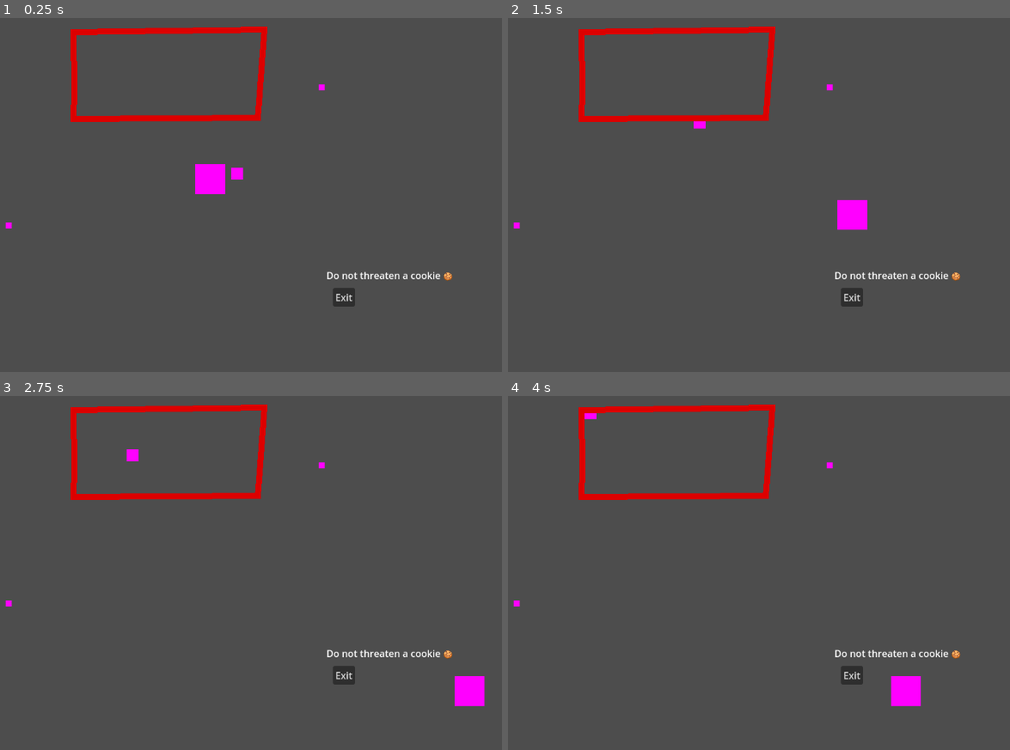
Above: before the commit, frames 1-4 (two rows, left to right).
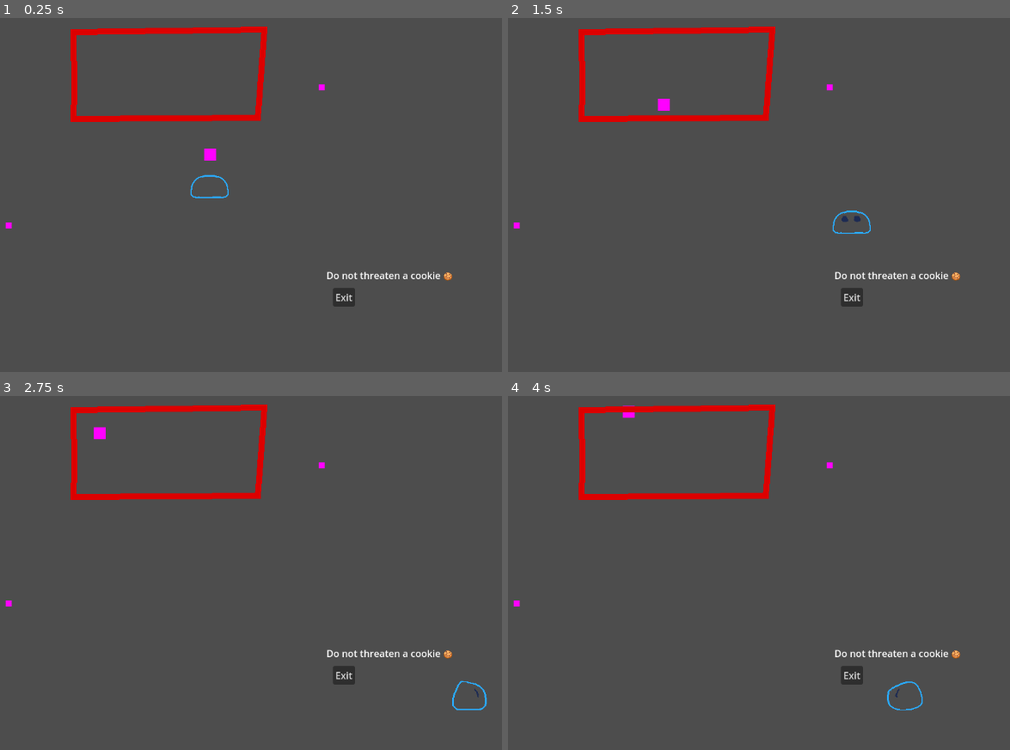
Above: after the commit, the same moments.

Repository: cukeds/CGJ25_CookieD_Phlip45
Game: Godot game, scene res://main.tscn
Two runs of this game, one before a commit and one after it. Both use one fixed random seed, a clock stepped at 60 frames per second and the inputs below.
Inputs:
- Up to frame 1 (0.25 s): no input
- Up to frame 2 (1.5 s): hold Right (ui_right) 0.53-1.28 s; hold Down (ui_down) from 1.28 s (still down)
- Up to frame 3 (2.75 s): release Down (ui_down) at 2.03 s; hold Right (ui_right) from 2.03 s (still down)
- Up to frame 4 (4 s): release Right (ui_right) at 2.78 s; hold Q (speed_up) 2.78-3.53 s; hold Left (ui_left) from 3.53 s (still down)

The runs differ from the first frame. In frame 1, 0.8% of the frame differs, in the area x 37-49%, y 36-51%; in frame 2, 0.7%; in frame 3, 0.7%; in frame 4, 0.7%.

Commit message:
Good Luck

Diff:
--- a/cgj25/main.tscn
+++ b/cgj25/main.tscn
@@ -1,9 +1,9 @@
-[gd_scene load_steps=9 format=3 uid="uid://c8eheogimrtvo"]
+[gd_scene load_steps=7 format=3 uid="uid://c8eheogimrtvo"]
 
 [ext_resource type="Script" path="res://navigation_region_2d.gd" id="1_hn4hm"]
 [ext_resource type="PackedScene" uid="uid://d0j0hl7yy6pfh" path="res://Enemy.tscn" id="2_aj8ku"]
-[ext_resource type="PackedScene" path="res://patrol_route.tscn" id="3_qmb0j"]
-[ext_resource type="Script" path="res://player.gd" id="4_kfl7e"]
+[ext_resource type="PackedScene" uid="uid://bc1t540wq57de" path="res://patrol_route.tscn" id="3_qmb0j"]
+[ext_resource type="PackedScene" uid="uid://ccqeqfe0pl6rf" path="res://player.tscn" id="4_g3x4b"]
 
 [sub_resource type="NavigationPolygon" id="NavigationPolygon_narlh"]
 vertices = PackedVector2Array(-451.398, -185.313, 299.781, -284.688, 320.391, 5.78906, 32.0625, 59.3672, -207.023, 162.969, -428.617, 160.109)
@@ -12,12 +12,6 @@
 
 [sub_resource type="PlaceholderTexture2D" id="PlaceholderTexture2D_ua5xl"]
 size = Vector2(10, 10)
-
-[sub_resource type="CircleShape2D" id="CircleShape2D_ubv1y"]
-radius = 25.0
-
-[sub_resource type="PlaceholderTexture2D" id="PlaceholderTexture2D_c5sv1"]
-size = Vector2(50, 50)
 
 [node name="Main" type="Node2D"]
 
@@ -59,14 +53,4 @@
 closed = true
 show_line = true
 
-[node name="Player" type="CharacterBody2D" parent="."]
-script = ExtResource("4_kfl7e")
-
-[node name="CollisionShape2D" type="CollisionShape2D" parent="Player"]
-shape = SubResource("CircleShape2D_ubv1y")
-
-[node name="Sprite2D" type="Sprite2D" parent="Player"]
-texture = SubResource("PlaceholderTexture2D_c5sv1")
-
-[node name="NavigationAgent2D" type="NavigationObstacle2D" parent="Player"]
-radius = 20.0
+[node name="Player" parent="." instance=ExtResource("4_g3x4b")]
--- a/cgj25/player.gd
+++ b/cgj25/player.gd
@@ -1,6 +1,7 @@
 extends CharacterBody2D
 
 @onready var navigation_agent_2d = $NavigationAgent2D
+@onready var animation_tree: AnimationTree = $AnimationTree
 
 const max_speed = 300.0
 const acc = 10.0
@@ -22,5 +23,8 @@
 		velocity.y = move_toward(velocity.y, 0, 10*delta)
 
 	navigation_agent_2d.velocity = velocity
+
+	if velocity != Vector2.ZERO:
+		animation_tree["parameters/StateMachine/Movement/blend_position"] = velocity
 	# Apply movement
 	position+=velocity * delta
--- /dev/null
+++ b/cgj25/player.tscn
@@ -0,0 +1,363 @@
+[gd_scene load_steps=35 format=3 uid="uid://ccqeqfe0pl6rf"]
+
+[ext_resource type="Script" path="res://player.gd" id="1_2ssq3"]
+[ext_resource type="Texture2D" uid="uid://dc6uegsiynq5a" path="res://Assets/Player/player.png" id="2_sb6j0"]
+
+[sub_resource type="CircleShape2D" id="CircleShape2D_ubv1y"]
+radius = 19.0263
+
+[sub_resource type="AtlasTexture" id="AtlasTexture_bbayt"]
+atlas = ExtResource("2_sb6j0")
+region = Rect2(0, 0, 64, 64)
+
+[sub_resource type="AtlasTexture" id="AtlasTexture_lvt7j"]
+atlas = ExtResource("2_sb6j0")
+region = Rect2(64, 0, 64, 64)
+
+[sub_resource type="AtlasTexture" id="AtlasTexture_ly7t2"]
+atlas = ExtResource("2_sb6j0")
+region = Rect2(128, 0, 64, 64)
+
+[sub_resource type="AtlasTexture" id="AtlasTexture_qdhng"]
+atlas = ExtResource("2_sb6j0")
+region = Rect2(192, 0, 64, 64)
+
+[sub_resource type="AtlasTexture" id="AtlasTexture_vaor0"]
+atlas = ExtResource("2_sb6j0")
+region = Rect2(0, 192, 64, 64)
+
+[sub_resource type="AtlasTexture" id="AtlasTexture_lksjf"]
+atlas = ExtResource("2_sb6j0")
+region = Rect2(64, 192, 64, 64)
+
+[sub_resource type="AtlasTexture" id="AtlasTexture_tmshd"]
+atlas = ExtResource("2_sb6j0")
+region = Rect2(128, 192, 64, 64)
+
+[sub_resource type="AtlasTexture" id="AtlasTexture_vk4mh"]
+atlas = ExtResource("2_sb6j0")
+region = Rect2(192, 192, 64, 64)
+
+[sub_resource type="AtlasTexture" id="AtlasTexture_a56oo"]
+atlas = ExtResource("2_sb6j0")
+region = Rect2(0, 128, 64, 64)
+
+[sub_resource type="AtlasTexture" id="AtlasTexture_5b5nv"]
+atlas = ExtResource("2_sb6j0")
+region = Rect2(64, 128, 64, 64)
+
+[sub_resource type="AtlasTexture" id="AtlasTexture_t4e47"]
+atlas = ExtResource("2_sb6j0")
+region = Rect2(128, 128, 64, 64)
+
+[sub_resource type="AtlasTexture" id="AtlasTexture_ie6vh"]
+atlas = ExtResource("2_sb6j0")
+region = Rect2(192, 128, 64, 64)
+
+[sub_resource type="AtlasTexture" id="AtlasTexture_q511p"]
+atlas = ExtResource("2_sb6j0")
+region = Rect2(0, 64, 64, 64)
+
+[sub_resource type="AtlasTexture" id="AtlasTexture_hwr17"]
+atlas = ExtResource("2_sb6j0")
+region = Rect2(64, 64, 64, 64)
+
+[sub_resource type="AtlasTexture" id="AtlasTexture_7tryn"]
+atlas = ExtResource("2_sb6j0")
+region = Rect2(128, 64, 64, 64)
+
+[sub_resource type="AtlasTexture" id="AtlasTexture_02sor"]
+atlas = ExtResource("2_sb6j0")
+region = Rect2(192, 64, 64, 64)
+
+[sub_resource type="SpriteFrames" id="SpriteFrames_2yvpo"]
+animations = [{
+"frames": [{
+"duration": 1.0,
+"texture": SubResource("AtlasTexture_bbayt")
+}, {
+"duration": 1.0,
+"texture": SubResource("AtlasTexture_lvt7j")
+}, {
+"duration": 1.0,
+"texture": SubResource("AtlasTexture_ly7t2")
+}, {
+"duration": 1.0,
+"texture": SubResource("AtlasTexture_qdhng")
+}],
+"loop": true,
+"name": &"WalkDown",
+"speed": 5.0
+}, {
+"frames": [{
+"duration": 1.0,
+"texture": SubResource("AtlasTexture_vaor0")
+}, {
+"duration": 1.0,
+"texture": SubResource("AtlasTexture_lksjf")
+}, {
+"duration": 1.0,
+"texture": SubResource("AtlasTexture_tmshd")
+}, {
+"duration": 1.0,
+"texture": SubResource("AtlasTexture_vk4mh")
+}],
+"loop": true,
+"name": &"WalkLeft",
+"speed": 5.0
+}, {
+"frames": [{
+"duration": 1.0,
+"texture": SubResource("AtlasTexture_a56oo")
+}, {
+"duration": 1.0,
+"texture": SubResource("AtlasTexture_5b5nv")
+}, {
+"duration": 1.0,
+"texture": SubResource("AtlasTexture_t4e47")
+}, {
+"duration": 1.0,
+"texture": SubResource("AtlasTexture_ie6vh")
+}],
+"loop": true,
+"name": &"WalkRight",
+"speed": 5.0
+}, {
+"frames": [{
+"duration": 1.0,
+"texture": SubResource("AtlasTexture_q511p")
+}, {
+"duration": 1.0,
+"texture": SubResource("AtlasTexture_hwr17")
+}, {
+"duration": 1.0,
+"texture": SubResource("AtlasTexture_7tryn")
+}, {
+"duration": 1.0,
+"texture": SubResource("AtlasTexture_02sor")
+}],
+"loop": true,
+"name": &"WalkUp",
+"speed": 5.0
+}]
+
+[sub_resource type="Animation" id="Animation_h0kmd"]
+length = 0.001
+tracks/0/type = "value"
+tracks/0/imported = false
+tracks/0/enabled = true
+tracks/0/path = NodePath("AnimatedSprite2D:animation")
+tracks/0/interp = 1
+tracks/0/loop_wrap = true
+tracks/0/keys = {
+"times": PackedFloat32Array(0),
+"transitions": PackedFloat32Array(1),
+"update": 1,
+"values": [&"WalkUp"]
+}
+tracks/1/type = "value"
+tracks/1/imported = false
+tracks/1/enabled = true
+tracks/1/path = NodePath("AnimatedSprite2D:frame")
+tracks/1/interp = 1
+tracks/1/loop_wrap = true
+tracks/1/keys = {
+"times": PackedFloat32Array(0),
+"transitions": PackedFloat32Array(1),
+"update": 1,
+"values": [0]
+}
+
+[sub_resource type="Animation" id="Animation_5o7vc"]
+resource_name = "walk_down"
+length = 0.6667
+loop_mode = 1
+step = 0.166667
+tracks/0/type = "value"
+tracks/0/imported = false
+tracks/0/enabled = true
+tracks/0/path = NodePath("AnimatedSprite2D:animation")
+tracks/0/interp = 1
+tracks/0/loop_wrap = true
+tracks/0/keys = {
+"times": PackedFloat32Array(0),
+"transitions": PackedFloat32Array(1),
+"update": 1,
+"values": [&"WalkDown"]
+}
+tracks/1/type = "value"
+tracks/1/imported = false
+tracks/1/enabled = true
+tracks/1/path = NodePath("AnimatedSprite2D:frame")
+tracks/1/interp = 1
+tracks/1/loop_wrap = true
+tracks/1/keys = {
+"times": PackedFloat32Array(0, 0.166667, 0.333333, 0.5),
+"transitions": PackedFloat32Array(1, 1, 1, 1),
+"update": 1,
+"values": [3, 1, 2, 3]
+}
+
+[sub_resource type="Animation" id="Animation_hayb8"]
+resource_name = "walk_left"
+length = 0.6667
+loop_mode = 1
+step = 0.166667
+tracks/0/type = "value"
+tracks/0/imported = false
+tracks/0/enabled = true
+tracks/0/path = NodePath("AnimatedSprite2D:animation")
+tracks/0/interp = 1
+tracks/0/loop_wrap = true
+tracks/0/keys = {
+"times": PackedFloat32Array(0),
+"transitions": PackedFloat32Array(1),
+"update": 1,
+"values": [&"WalkLeft"]
+}
+tracks/1/type = "value"
+tracks/1/imported = false
+tracks/1/enabled = true
+tracks/1/path = NodePath("AnimatedSprite2D:frame")
+tracks/1/interp = 1
+tracks/1/loop_wrap = true
+tracks/1/keys = {
+"times": PackedFloat32Array(0, 0.166667, 0.333333, 0.5),
+"transitions": PackedFloat32Array(1, 1, 1, 1),
+"update": 1,
+"values": [0, 1, 2, 3]
+}
+
+[sub_resource type="Animation" id="Animation_gyn3a"]
+resource_name = "walk_right"
+length = 0.6667
+loop_mode = 1
+step = 0.166667
+tracks/0/type = "value"
+tracks/0/imported = false
+tracks/0/enabled = true
+tracks/0/path = NodePath("AnimatedSprite2D:animation")
+tracks/0/interp = 1
+tracks/0/loop_wrap = true
+tracks/0/keys = {
+"times": PackedFloat32Array(0),
+"transitions": PackedFloat32Array(1),
+"update": 1,
+"values": [&"WalkRight"]
+}
+tracks/1/type = "value"
+tracks/1/imported = false
+tracks/1/enabled = true
+tracks/1/path = NodePath("AnimatedSprite2D:frame")
+tracks/1/interp = 1
+tracks/1/loop_wrap = true
+tracks/1/keys = {
+"times": PackedFloat32Array(0, 0.166667, 0.333333, 0.5),
+"transitions": PackedFloat32Array(1, 1, 1, 1),
+"update": 1,
+"values": [0, 1, 2, 3]
+}
+
+[sub_resource type="Animation" id="Animation_pxqbv"]
+resource_name = "walk_up"
+length = 0.6667
+loop_mode = 1
+step = 0.166667
+tracks/0/type = "value"
+tracks/0/imported = false
+tracks/0/enabled = true
+tracks/0/path = NodePath("AnimatedSprite2D:animation")
+tracks/0/interp = 1
+tracks/0/loop_wrap = true
+tracks/0/keys = {
+"times": PackedFloat32Array(0),
+"transitions": PackedFloat32Array(1),
+"update": 1,
+"values": [&"WalkUp"]
+}
+tracks/1/type = "value"
+tracks/1/imported = false
+tracks/1/enabled = true
+tracks/1/path = NodePath("AnimatedSprite2D:frame")
+tracks/1/interp = 1
+tracks/1/loop_wrap = true
+tracks/1/keys = {
+"times": PackedFloat32Array(0, 0.166667, 0.333333, 0.5),
+"transitions": PackedFloat32Array(1, 1, 1, 1),
+"update": 1,
+"values": [0, 1, 2, 3]
+}
+
+[sub_resource type="AnimationLibrary" id="AnimationLibrary_vwarn"]
+_data = {
+"RESET": SubResource("Animation_h0kmd"),
+"walk_down": SubResource("Animation_5o7vc"),
+"walk_left": SubResource("Animation_hayb8"),
+"walk_right": SubResource("Animation_gyn3a"),
+"walk_up": SubResource("Animation_pxqbv")
+}
+
+[sub_resource type="AnimationNodeAnimation" id="AnimationNodeAnimation_s7j13"]
+animation = &"walk_right"
+
+[sub_resource type="AnimationNodeAnimation" id="AnimationNodeAnimation_vewvn"]
+animation = &"walk_down"
+
+[sub_resource type="AnimationNodeAnimation" id="AnimationNodeAnimation_cejwg"]
+animation = &"walk_up"
+
+[sub_resource type="AnimationNodeAnimation" id="AnimationNodeAnimation_ulc5u"]
+animation = &"walk_left"
+
+[sub_resource type="AnimationNodeBlendSpace2D" id="AnimationNodeBlendSpace2D_yolxv"]
+blend_point_0/node = SubResource("AnimationNodeAnimation_s7j13")
+blend_point_0/pos = Vector2(1, 0)
+blend_point_1/node = SubResource("AnimationNodeAnimation_vewvn")
+blend_point_1/pos = Vector2(0, 1)
+blend_point_2/node = SubResource("AnimationNodeAnimation_cejwg")
+blend_point_2/pos = Vector2(0, -1)
+blend_point_3/node = SubResource("AnimationNodeAnimation_ulc5u")
+blend_point_3/pos = Vector2(-1, 0)
+blend_mode = 1
+sync = true
+
+[sub_resource type="AnimationNodeStateMachineTransition" id="AnimationNodeStateMachineTransition_k1kay"]
+advance_mode = 2
+
+[sub_resource type="AnimationNodeStateMachine" id="AnimationNodeStateMachine_kvx5q"]
+states/Movement/node = SubResource("AnimationNodeBlendSpace2D_yolxv")
+states/Movement/position = Vector2(485, 83)
+transitions = ["Start", "Movement", SubResource("AnimationNodeStateMachineTransition_k1kay")]
+graph_offset = Vector2(-182, -29)
+
+[sub_resource type="AnimationNodeBlendTree" id="AnimationNodeBlendTree_t1qmm"]
+graph_offset = Vector2(-299, 85)
+nodes/StateMachine/node = SubResource("AnimationNodeStateMachine_kvx5q")
+nodes/StateMachine/position = Vector2(20, 140)
+node_connections = [&"output", 0, &"StateMachine"]
+
+[node name="Player" type="CharacterBody2D"]
+script = ExtResource("1_2ssq3")
+
+[node name="CollisionShape2D" type="CollisionShape2D" parent="."]
+position = Vector2(-1, 11)
+shape = SubResource("CircleShape2D_ubv1y")
+
+[node name="NavigationAgent2D" type="NavigationObstacle2D" parent="."]
+radius = 20.0
+
+[node name="AnimatedSprite2D" type="AnimatedSprite2D" parent="."]
+position = Vector2(-1, 0)
+sprite_frames = SubResource("SpriteFrames_2yvpo")
+animation = &"WalkUp"
+
+[node name="AnimationPlayer" type="AnimationPlayer" parent="."]
+libraries = {
+"": SubResource("AnimationLibrary_vwarn")
+}
+
+[node name="AnimationTree" type="AnimationTree" parent="."]
+tree_root = SubResource("AnimationNodeBlendTree_t1qmm")
+advance_expression_base_node = NodePath("..")
+anim_player = NodePath("../AnimationPlayer")
+parameters/StateMachine/Movement/blend_position = Vector2(0.13663, -0.371681)
--- a/cgj25/project.godot
+++ b/cgj25/project.godot
@@ -30,5 +30,6 @@
 
 [rendering]
 
+textures/canvas_textures/default_texture_filter=0
 renderer/rendering_method="gl_compatibility"
 renderer/rendering_method.mobile="gl_compatibility"
